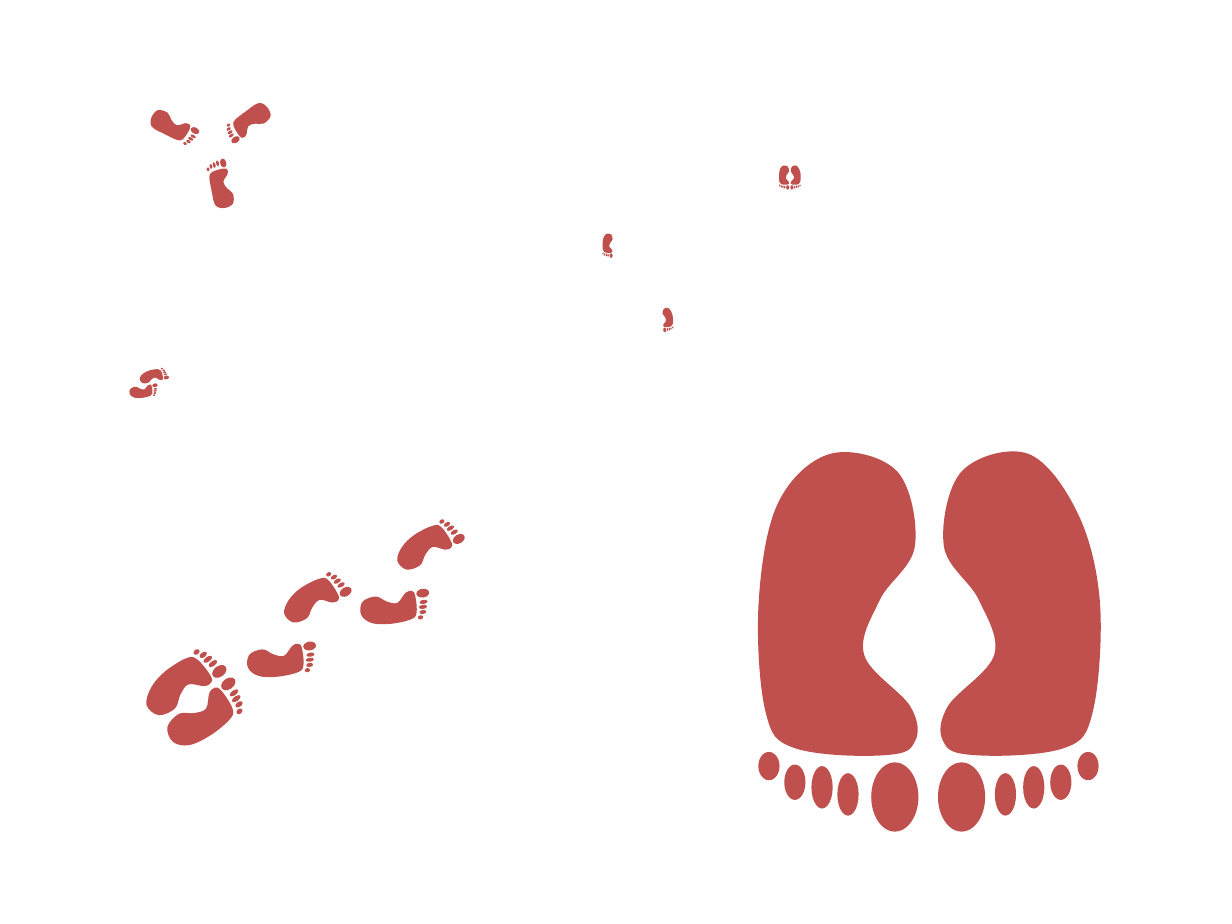
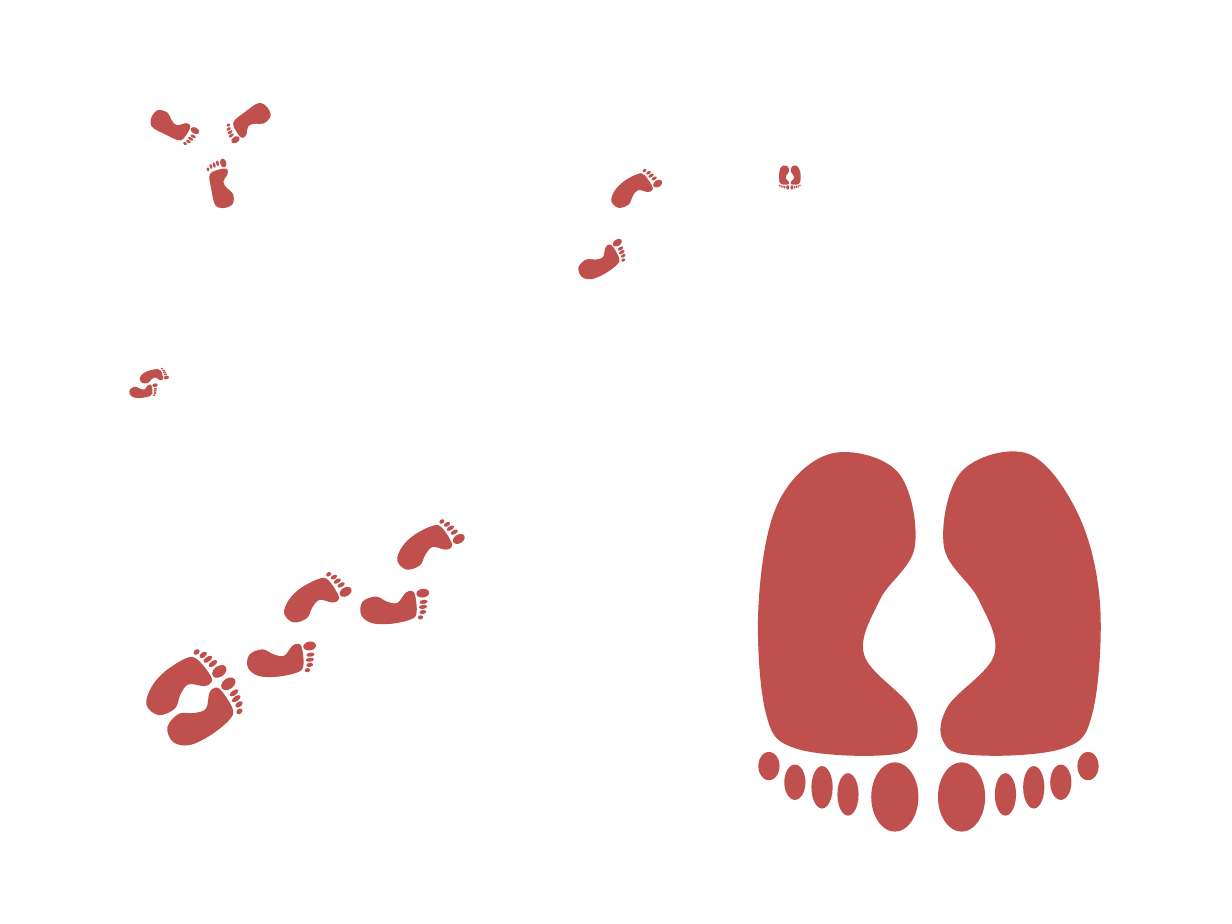
Before and after one commit to sudeeprp/GitaPower, a slide deck: slide 5 of feeder/tools/pics-making.pptx. Drawn at 1232x924 pixels with LibreOffice and Linux fonts; fonts in the diff are those of the drawing. Boxes give left, top, right and bottom in pixels: in the first picture for what was removed or moved away, otherwise in the second. Text is boxed around its words. In the diff, an @@ line names an element or a change of style, - is before the commit and + after.

```diff
--- a/feeder/tools/pics-making.pptx
+++ b/feeder/tools/pics-making.pptx
@@ freeform shape at (606, 170, 655, 213): rotation 354 to 235 degrees; outline redrawn @@
@@ rotation 356 to 238 degrees in 5 elements at (651, 178, 663, 189), (651, 175, 657, 181), (645, 170, 651, 175), (647, 173, 654, 178), (642, 169, 647, 173) @@
@@ freeform shape at (574, 243, 623, 285): rotation 3 to 240 degrees; outline redrawn @@
@@ rotation 0 to 237 degrees in 5 elements at (621, 254, 626, 259), (611, 237, 622, 248), (618, 249, 624, 255), (618, 246, 624, 251), (621, 257, 626, 261) @@
```
Also in this commit, not shown: 6 other files.
